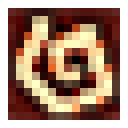
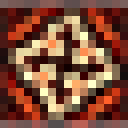
Revision of a layered (128, 128) image; what changed, layer by layer:
added layer "Screenshot 2026-04-29 at 10.26.36 PM" above "Layer 11" over [0, 0, 128, 128]
hid "Screenshot 2026-04-10 at 9.35.46 AM" over [8, 8, 120, 120]
